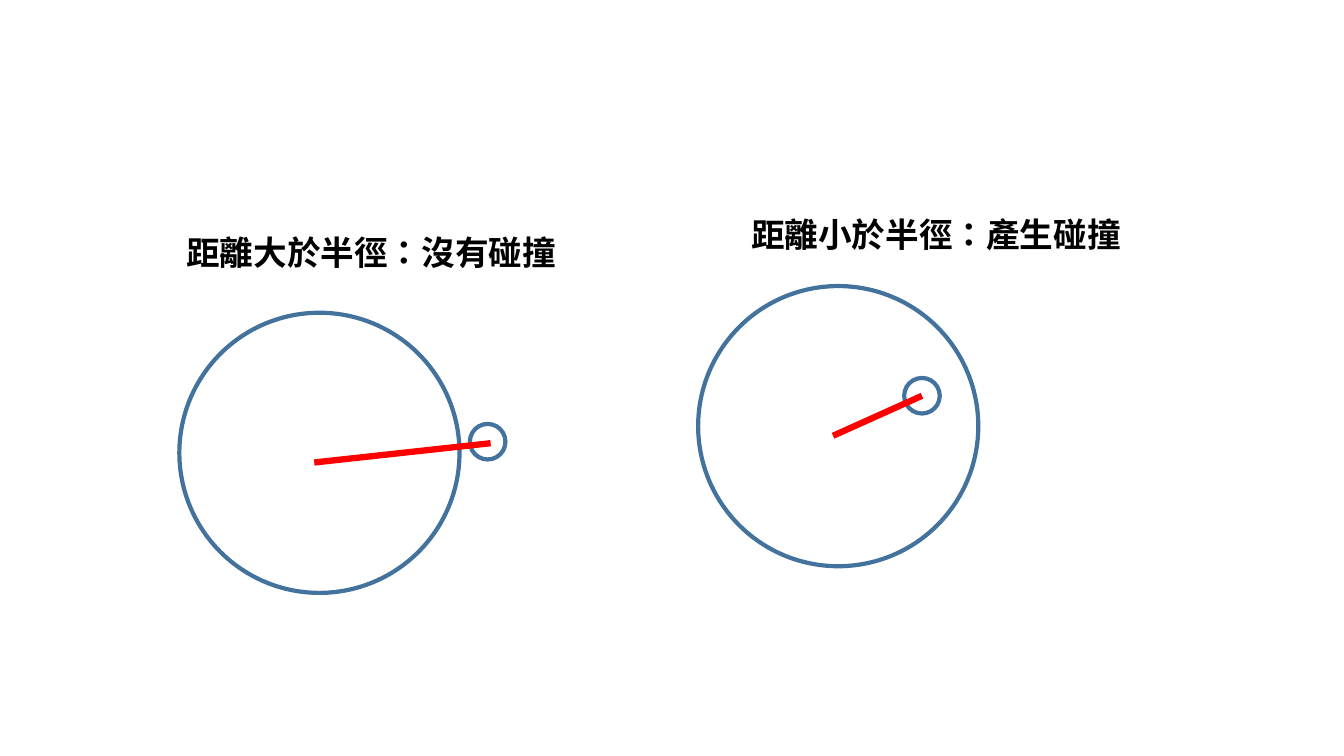
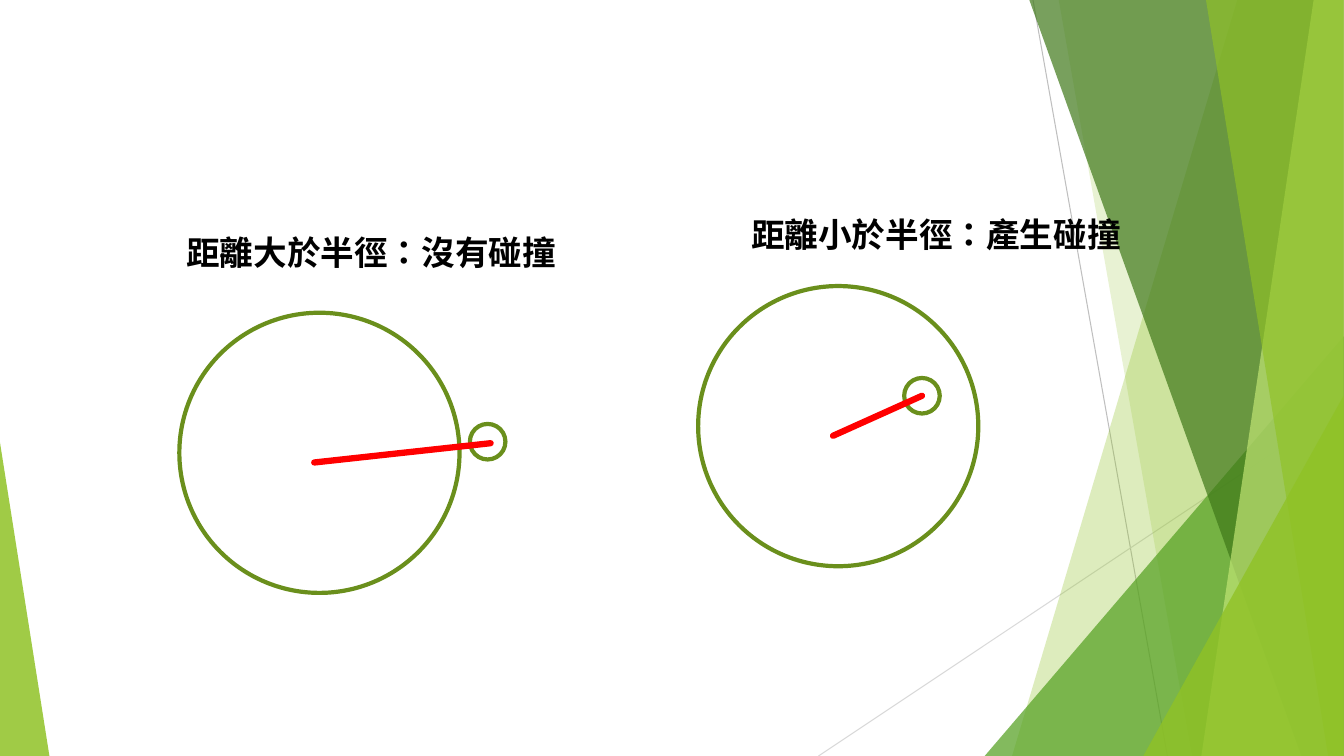
Before and after one commit to Freedom1026/Canvas, a slide deck: slide 15 of 保衛潛艇戰(守城遊戲).pptx. Drawn at 1344x756 pixels with LibreOffice and Linux fonts; fonts in the diff are those of the drawing. Boxes give left, top, right and bottom in pixels: in the first picture for what was removed or moved away, otherwise in the second. Text is boxed around its words. In the diff, an @@ line names an element or a change of style, - is before the commit and + after.

```diff
--- a/保衛潛艇戰(守城遊戲).pptx
+++ b/保衛潛艇戰(守城遊戲).pptx
@@ text "距離小於半徑：產生碰撞" at <box>751,213,1121,257</box>: font Calibri to Roboto @@
@@ outline #43739E 3 pt to #6B901C 3 pt in 4 elements at <box>179,313,460,593</box>, <box>470,424,505,460</box>, <box>699,286,979,567</box>, <box>904,378,940,413</box> @@
@@ group added at <box>0,0,1344,756</box>: 5 freeform shapes, 3 triangles, 2 lines @@
```
Also in this commit, not shown: 7 other slides changed, 3 other files.
